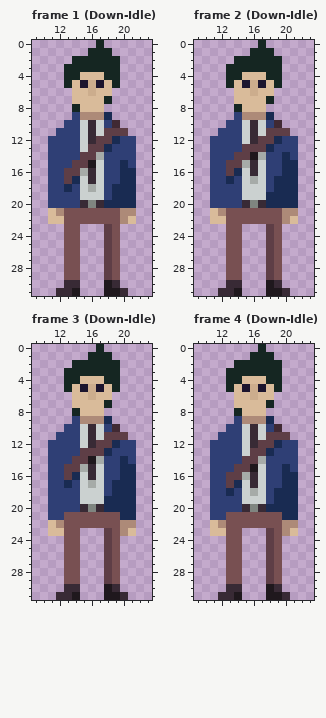
Edited in one commit: pixel-art file (assets_builders/Art/Teo.aseprite). The first picture shows the starting point.
32x32 pixels, 121 frames. Shown: frame 1 (Down-Idle): x 9..23, y 0..31; frame 2 (Down-Idle): x 9..23, y 0..31; frame 3 (Down-Idle): x 9..23, y 0..31; frame 4 (Down-Idle): x 9..23, y 0..31. The commit also changed other frames, which this record leaves out.
And afterwards:
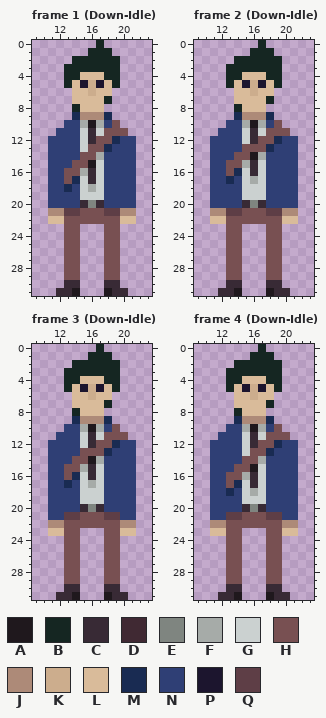
Palette (. is transparent): A #1f181d  B #152622  C #382a35  D #402933  E #7f8580  F #a6aba8  G #cbd1d0  H #785052  J #ad8a78  K #ccad8d  L #d9bb9a  M #192b52  N #2f3f75  P #1c152e  Q #5e3e46
Commit message: Fixed Teos and Ghosts sprites
The edit:
--- frame 1 (Down-Idle)
@@ x 9..23 @@
  8 .....BLLL......
- 9 .....NJJJM.....
-10 ....NNGCGND....
-11 ...NNNGCGQQQ...
-12 ..NNNNGCQQMNN..
-13 ..NNNNGQQMNNN..
-14 ..NNNNQQFNNNN..
-15 ..NNNQQAGNNMN..
-16 ..NNQQFCGNNMM..
-17 ..NNQMGCGNNMM..
-18 ..NNMNGFGNMMM..
-19 ..NNNNGGGNMMM..
-20 ..NNNNCECMMMM..
-21 ..LJHHHHHHHJJ..
-22 ..LLHHHHHHHJL..
-23 ....HH...QH....
-24 ....HH...QH....
-25 ....HH...QH....
-26 ....HH...QH....
-27 ....HH...QH....
-28 ....HH...QH....
-29 ....HH...QH....
-30 ....CC...AC....
-31 ...CCA...AAC...
+ 9 .....MJJJM.....
+10 ....NNFAFNH....
+11 ...NNNGCGHHH...
+12 ..NNNNGCHHMNN..
+13 ..NNNNGHHMNNN..
+14 ..NNNNHHFNNNN..
+15 ..NNNHHAGNNNN..
+16 ..NNHHFCGNNNN..
+17 ..NNHMGCGNNNN..
+18 ..NNMNGFGNNNN..
+19 ..NNNNGGGNNNN..
+20 ..NNNNCECNNNN..
+21 ..JJQQHHHQQJJ..
+22 ..LLHHHHHHHLL..
+23 ....HH...HH....
+24 ....HH...HH....
+25 ....HH...HH....
+26 ....HH...HH....
+27 ....HH...HH....
+28 ....HH...HH....
+29 ....HH...HH....
+30 ....CC...CC....
+31 ...CCA...ACC...
--- frame 2 (Down-Idle)
@@ x 9..23 @@
  8 .....BLLL......
- 9 .....NJJJM.....
-10 ....NNGCGND....
-11 ...NNNGCGQQQ...
-12 ..NNNNGCQQMNN..
-13 ..NNNNQQQMNNN..
-14 ..NNNQQAFNNMN..
-15 ..NNQQFCGNNMM..
-16 ..NNQMGCGNNMM..
-17 ..NNMNGFGNMMM..
-18 ..NNNNGGGNMMM..
-19 ..NNNNGGGMMMM..
-20 ..NNNNCECMMMM..
-21 ..LJHHHHHHHJJ..
-22 ..LLHHHHHHHJL..
-23 ....HH...QH....
-24 ....HH...QH....
-25 ....HH...QH....
-26 ....HH...QH....
-27 ....HH...QH....
-28 ....HH...QH....
-29 ....HH...QH....
-30 ....CC...AC....
-31 ...CCA...AAC...
+ 9 .....MJJJM.....
+10 ....NNFAFNH....
+11 ...NNNGCGHHH...
+12 ..NNNNGCHHMNN..
+13 ..NNNNHHHMNNN..
+14 ..NNNHHAFNNNN..
+15 ..NNHHFCGNNNN..
+16 ..NNHMGCGNNNN..
+17 ..NNMNGFGNNNN..
+18 ..NNNNGGGNNNN..
+19 ..NNNNGGGNNNN..
+20 ..NNNNCECNNNN..
+21 ..JJQQHHHQQJJ..
+22 ..LLHHHHHHHLL..
+23 ....HH...HH....
+24 ....HH...HH....
+25 ....HH...HH....
+26 ....HH...HH....
+27 ....HH...HH....
+28 ....HH...HH....
+29 ....HH...HH....
+30 ....CC...CC....
+31 ...CCA...ACC...
--- frame 3 (Down-Idle)
@@ x 9..23 @@
  8 .....BLLL......
- 9 .....NJJJM.....
-10 ....NNGCGND....
-11 ...NNNGCGQQQ...
-12 ..NNNNGCQQMNN..
-13 ..NNNNQQQMNNN..
-14 ..NNNQQAFNNMN..
-15 ..NNQQFCGNNMM..
-16 ..NNQMGCGNNMM..
-17 ..NNMNGFGNMMM..
-18 ..NNNNGGGNMMM..
-19 ..NNNNGGGMMMM..
-20 ..NNNNCECMMMM..
-21 ..NNHHHHHHHMM..
-22 ..LJHHHHHHHJJ..
-23 ..LLHH...QHJL..
-24 ....HH...QH....
-25 ....HH...QH....
-26 ....HH...QH....
-27 ....HH...QH....
-28 ....HH...QH....
-29 ....HH...QH....
-30 ....CC...AC....
-31 ...CCA...AAC...
+ 9 .....MJJJM.....
+10 ....NNFAFNH....
+11 ...NNNGCGHHH...
+12 ..NNNNGCHHMNN..
+13 ..NNNNHHHMNNN..
+14 ..NNNHHAFNNNN..
+15 ..NNHHFCGNNNN..
+16 ..NNHMGCGNNNN..
+17 ..NNMNGFGNNNN..
+18 ..NNNNGGGNNNN..
+19 ..NNNNGGGNNNN..
+20 ..NNNNCECNNNN..
+21 ..NNQQHHHQQNN..
+22 ..JJHHHHHHHJJ..
+23 ..LLHH...HHLL..
+24 ....HH...HH....
+25 ....HH...HH....
+26 ....HH...HH....
+27 ....HH...HH....
+28 ....HH...HH....
+29 ....HH...HH....
+30 ....CC...CC....
+31 ...CCA...ACC...
--- frame 4 (Down-Idle)
@@ x 9..23 @@
  8 .....BLLL......
- 9 .....NJJJM.....
-10 ....NNGCGND....
-11 ...NNNGCGQQQ...
-12 ..NNNNGCQQMNN..
-13 ..NNNNGQQMNNN..
-14 ..NNNNQQFNNNN..
-15 ..NNNQQAGNNMN..
-16 ..NNQQFCGNNMM..
-17 ..NNQMGCGNNMM..
-18 ..NNMNGFGNMMM..
-19 ..NNNNGGGNMMM..
-20 ..NNNNCECMMMM..
-21 ..NNHHHHHHHMM..
-22 ..LJHHHHHHHJJ..
-23 ..LLHH...QHJL..
-24 ....HH...QH....
-25 ....HH...QH....
-26 ....HH...QH....
-27 ....HH...QH....
-28 ....HH...QH....
-29 ....HH...QH....
-30 ....CC...AC....
-31 ...CCA...AAC...
+ 9 .....MJJJM.....
+10 ....NNFAFNH....
+11 ...NNNGCGHHH...
+12 ..NNNNGCHHMNN..
+13 ..NNNNGHHMNNN..
+14 ..NNNNHHFNNNN..
+15 ..NNNHHAGNNNN..
+16 ..NNHHFCGNNNN..
+17 ..NNHMGCGNNNN..
+18 ..NNMNGFGNNNN..
+19 ..NNNNGGGNNNN..
+20 ..NNNNCECNNNN..
+21 ..NNQQHHHQQNN..
+22 ..JJHHHHHHHJJ..
+23 ..LLHH...HHLL..
+24 ....HH...HH....
+25 ....HH...HH....
+26 ....HH...HH....
+27 ....HH...HH....
+28 ....HH...HH....
+29 ....HH...HH....
+30 ....CC...CC....
+31 ...CCA...ACC...
Pixel boxes of the changes (left, top, right, bottom) in both pictures:
changed: (48, 112, 136, 296)
changed: (210, 112, 298, 296)
changed: (48, 416, 136, 600)
changed: (210, 416, 298, 600)
